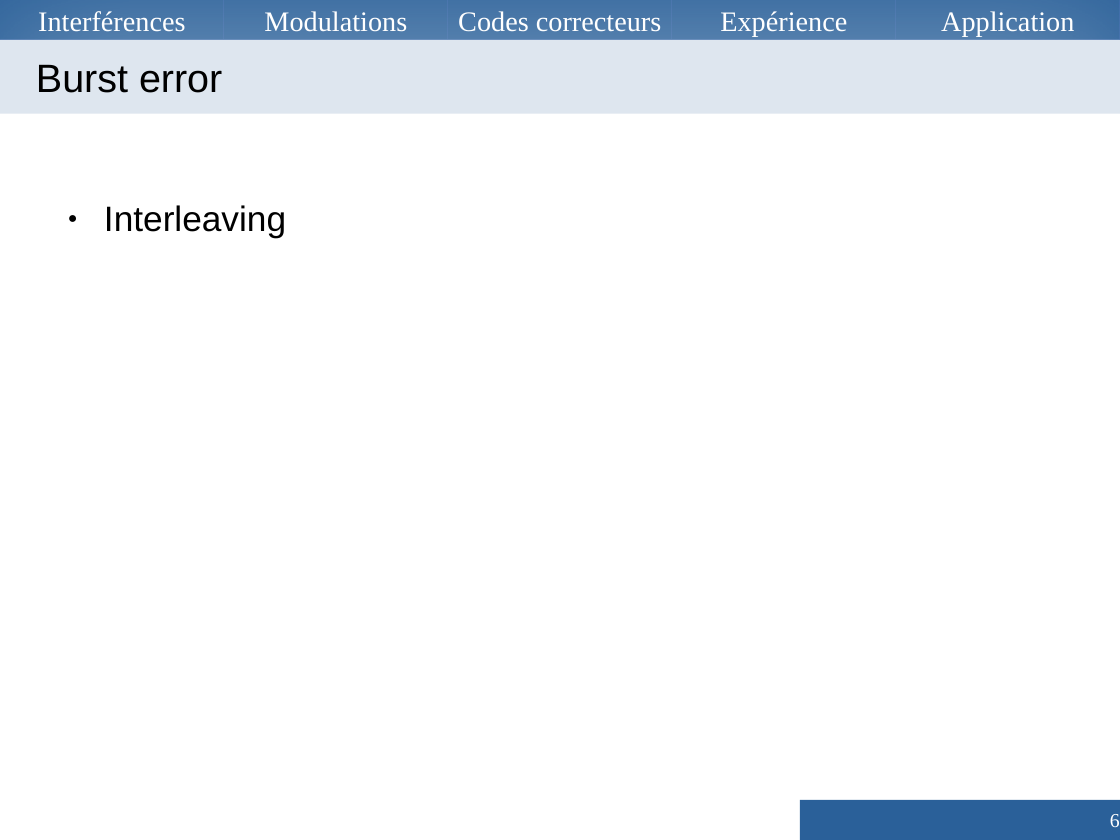
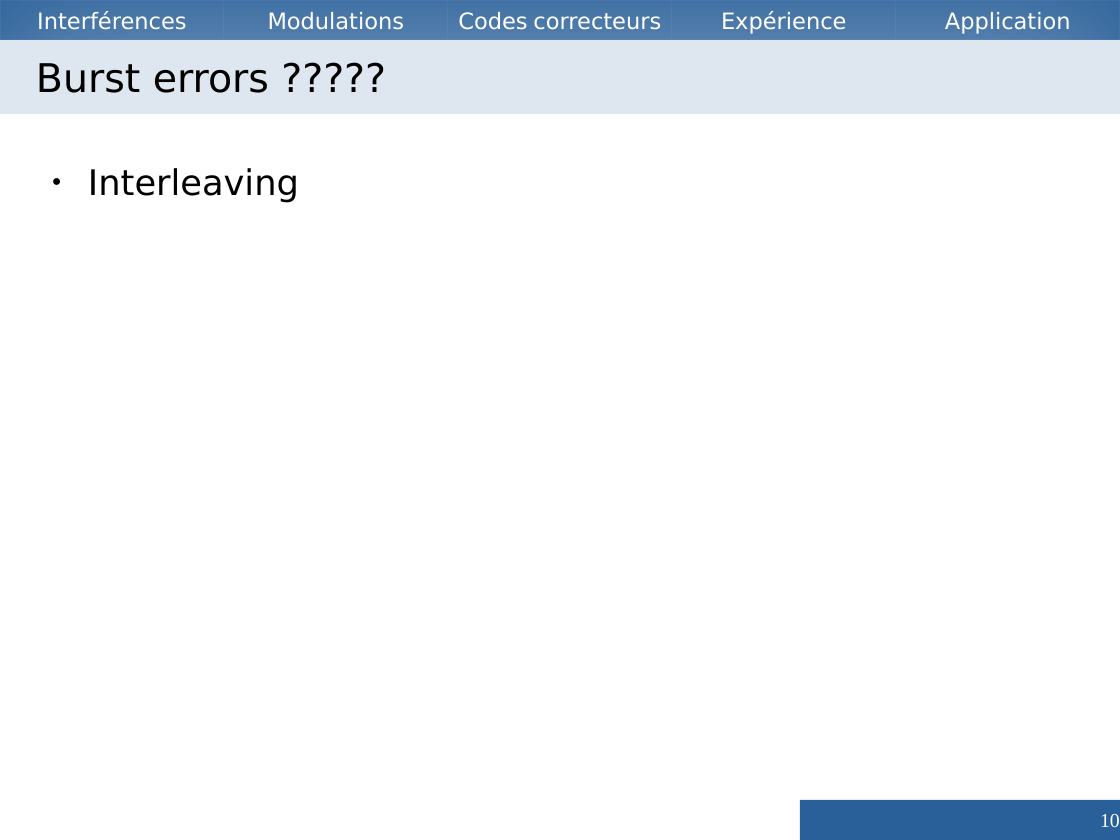
Before and after one commit to Vzrod/tipe, a slide deck: slide 10 of TIPE.odp (slide 6 before the commit). Drawn at 1120x840 pixels with LibreOffice and Linux fonts; fonts in the diff are those of the drawing. Boxes give left, top, right and bottom in pixels: in the first picture for what was removed or moved away, otherwise in the second. Text is boxed around its words. In the diff, an @@ line names an element or a change of style, - is before the commit and + after.

```diff
--- a/TIPE.odp
+++ b/TIPE.odp
@@ size 20 to 16 pt, font Times New Roman to DejaVu Sans in 5 elements at box(0, 0, 224, 40), box(224, 0, 447, 40), box(448, 0, 672, 40), box(672, 0, 895, 40), box(896, 0, 1120, 40) @@
@@ title at box(36, 63, 269, 93): text changed; font Arial to DejaVu Sans @@
-Burst error
+Burst errors ?????
@@ text "Interleaving": place and size @@
-text "Interleaving" at box(104, 205, 286, 238)
+text "Interleaving" at box(88, 168, 299, 203)
@@ text "Interleaving" at box(88, 168, 299, 203): font Arial to DejaVu Sans @@
@@ page number at box(1100, 814, 1120, 827): text changed @@
-6
+10
```
Also in this commit, not shown: 16 other slides changed, 19 slides added, 7 slides removed, 3 other files.
